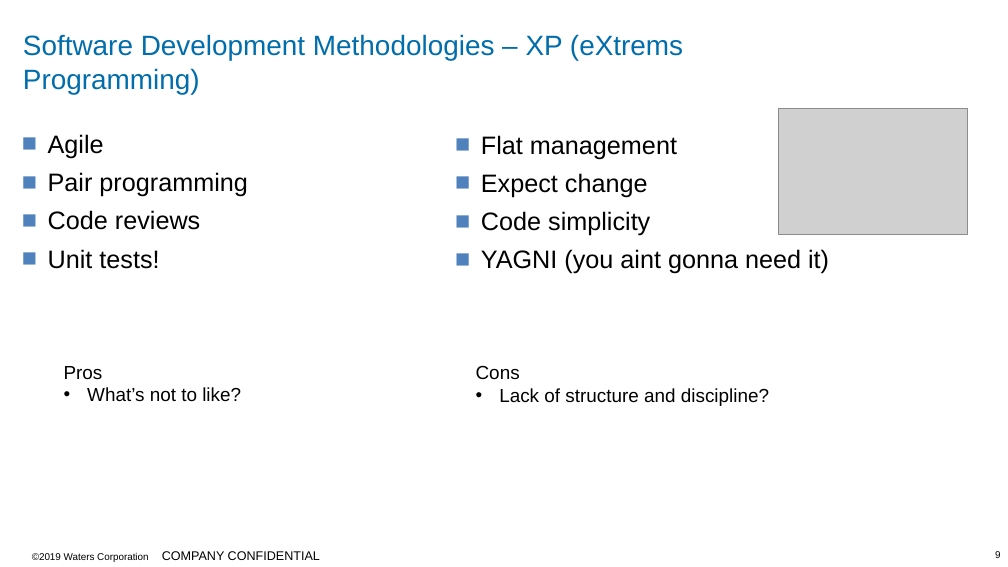
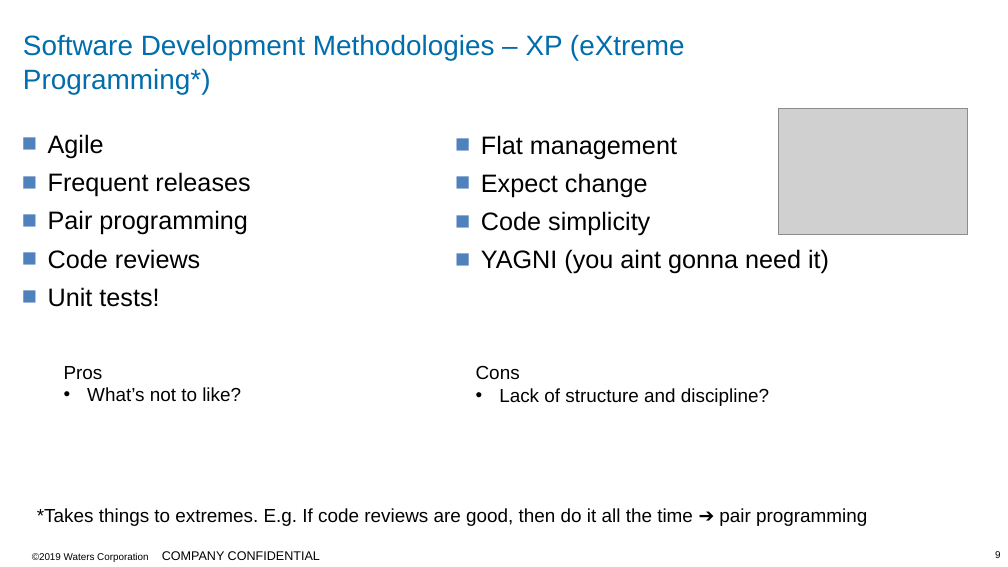
Before and after one commit to MCR-Digital/apprentice-boot-camp-methodologies, a slide deck: slide 9 of docs/Apprentice Bootcamp - Methodologies Part2.pptx. Drawn at 1008x567 pixels with LibreOffice and Linux fonts; fonts in the diff are those of the drawing; grey boxes stand for pictures; background and template pictures are left out. Boxes give left, top, right and bottom in pixels: in the first picture for what was removed or moved away, otherwise in the second. Text is boxed around its words. In the diff, an @@ line names an element or a change of style, - is before the commit and + after.

```diff
--- a/docs/Apprentice Bootcamp - Methodologies Part2.pptx
+++ b/docs/Apprentice Bootcamp - Methodologies Part2.pptx
@@ title at (x1=23, y1=34, x2=685, y2=94): text changed @@
-Software Development Methodologies – XP (eXtrems Programming)
+Software Development Methodologies – XP (eXtreme Programming*)
@@ text at (x1=48, y1=172, x2=250, y2=197): paragraph added @@
+■ Frequent releases
@@ text added at (x1=37, y1=508, x2=867, y2=526), 18 pt, text #000000 @@
+*Takes things to extremes. E.g. If code reviews are good, then do it all the time ➔ pair programming
```
Also in this commit, not shown: 8 other slides changed, 6 other files.
